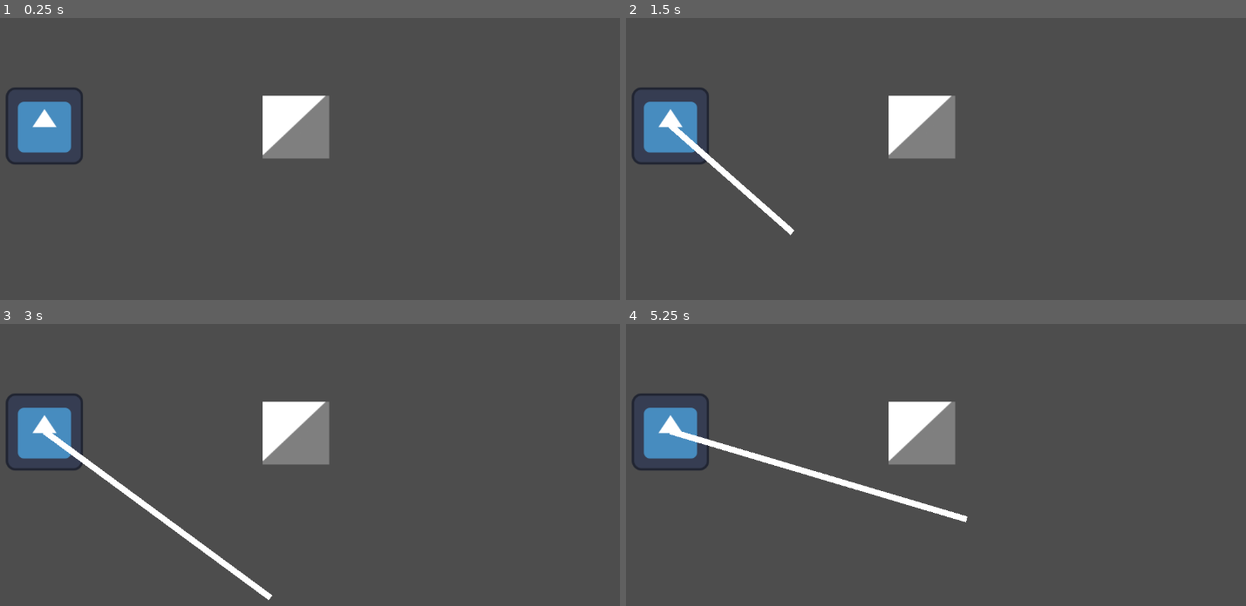
Above: before the commit, frames 1-4 (two rows, left to right).
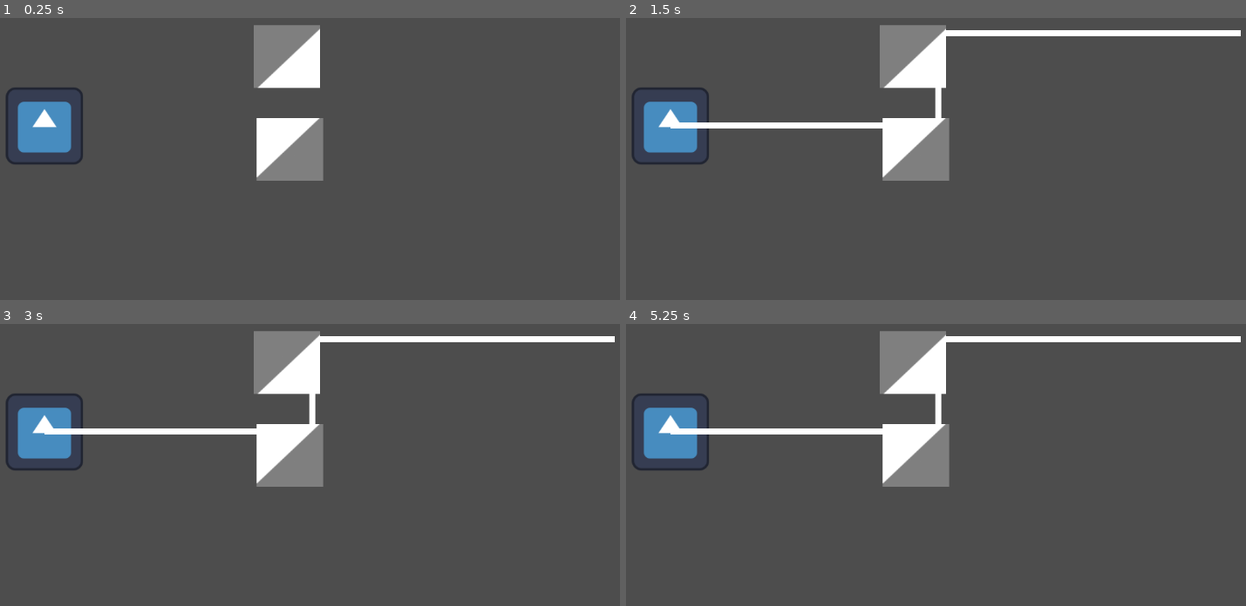
Above: after the commit, the same moments.

Repository: mmh132/ADVPROGFINAL
Game: Godot game, scene res://test_scene.tscn
Same seed, same stepped clock (60 frames per second), same inputs: the game is played once before the commit and once after it. The engine's default icon, where the game draws it, is replaced by a stand-in: a white triangle on a blue panel in a dark square.
Inputs (mouse positions are in pixels of both pictures, inside the frame that each line leads up to):
- Up to frame 1 (0.25 s): no input
- Up to frame 2 (1.5 s): tap Enter (ui_accept) at 0.5, 0.77, 1.25 s; move the mouse to (1084, 192) at 0.52 s; hold Right (ui_right) from 0.53 s (still down); click (1084, 192) at 0.67 s; move the mouse to (793, 232) at 1.27 s; click (793, 232) at 1.42 s
- Up to frame 3 (3 s): tap Enter (ui_accept) at 1.52, 2, 2.75 s; move the mouse to (378, 433) at 2.02 s; release Right (ui_right) at 2.03 s; hold Left (ui_left) 2.03-2.78 s; click (378, 433) at 2.17 s; move the mouse to (272, 597) at 2.77 s; hold Right (ui_right) from 2.78 s (still down); click (272, 597) at 2.92 s
- Up to frame 4 (5.25 s): tap Enter (ui_accept) at 3.02, 3.5, 3.77, 4.25, 4.52 s; move the mouse to (1140, 577) at 3.52 s; click (1140, 577) at 3.67 s; move the mouse to (725, 462) at 4.27 s; release Right (ui_right) at 4.28 s; hold Left (ui_left) 4.28-5.03 s; click (725, 462) at 4.42 s; move the mouse to (967, 518) at 5.02 s; hold Right (ui_right) from 5.03 s (still down); click (967, 518) at 5.17 s

The runs differ from the first frame. In frame 1, 4.9% of the frame differs, in the area x 40-54%, y 2-58%; in frame 2, 7.2%; in frame 3, 7.6%; in frame 4, 7.7%, in the area x 7-100%, y 2-71%.

Commit message:
modified names and made lazer static
still the weird bug where emitter breaks on hitting a mirror, but it clearly reflects, but changing it makes it stop working

Diff:
--- a/player.gd
+++ b/emitter.gd
@@ -3,6 +3,8 @@
 
 const SPEED = 300.0
 const JUMP_VELOCITY = -400.0
+const maxLazerDist = 500
+
 
 # Get the gravity from the project settings to be synced with RigidBody nodes.
 var gravity = ProjectSettings.get_setting("physics/2d/default_gravity")
@@ -19,8 +21,9 @@
 	if Input.is_mouse_button_pressed(MOUSE_BUTTON_LEFT):
 		line.add_point((Vector2(0,0)))
 		ray.global_position = line.global_position
-		ray.target_position = get_global_mouse_position()-line.global_position
+		ray.target_position = Vector2(maxLazerDist,0)
 		ray.force_raycast_update()
+
 
 		while true:
 			if ray.is_colliding() == false:
--- a/emitter.tscn
+++ b/emitter.tscn
@@ -1,3 +1,22 @@
-[gd_scene format=3 uid="uid://dmumxqa75l115"]
+[gd_scene load_steps=4 format=3 uid="uid://5hlafvjfasn4"]
 
-[node name="Player" type="CharacterBody2D"]
+[ext_resource type="Script" path="res://emitter.gd" id="1_nak6u"]
+[ext_resource type="Texture2D" uid="uid://b13rwxeg07a4m" path="res://icon.svg" id="1_ypya4"]
+
+[sub_resource type="RectangleShape2D" id="RectangleShape2D_jqvmj"]
+size = Vector2(126, 126)
+
+[node name="Emitter" type="CharacterBody2D"]
+script = ExtResource("1_nak6u")
+
+[node name="Icon" type="Sprite2D" parent="."]
+position = Vector2(0, 1)
+texture = ExtResource("1_ypya4")
+
+[node name="CollisionShape2D" type="CollisionShape2D" parent="."]
+position = Vector2(0, 1)
+shape = SubResource("RectangleShape2D_jqvmj")
+
+[node name="Line2D" type="Line2D" parent="."]
+
+[node name="RayCast2D" type="RayCast2D" parent="."]
--- a/mirror_90.gd
+++ b/mirror_90.gd
@@ -1,4 +1,4 @@
-class_name mirror_90 extends StaticBody2D
+class_name mirror_90 extends CharacterBody2D
 
 # Called when the node enters the scene tree for the first time.
 func _ready():
--- a/mirror_90.tscn
+++ b/mirror_90.tscn
@@ -6,7 +6,7 @@
 [sub_resource type="ConvexPolygonShape2D" id="ConvexPolygonShape2D_lodsb"]
 points = PackedVector2Array(0, 0, 1, 0, 0, 1)
 
-[node name="Mirror90" type="StaticBody2D" groups=["mirror"]]
+[node name="Mirror90" type="CharacterBody2D" groups=["mirror"]]
 script = ExtResource("1_owtgi")
 
 [node name="Untitled" type="Sprite2D" parent="."]
--- a/player.tscn
+++ b/player.tscn
@@ -1,22 +1,3 @@
-[gd_scene load_steps=4 format=3 uid="uid://cleenj4d0gtff"]
+[gd_scene format=3 uid="uid://dmumxqa75l115"]
 
-[ext_resource type="Script" path="res://player.gd" id="1_61a75"]
-[ext_resource type="Texture2D" uid="uid://b13rwxeg07a4m" path="res://icon.svg" id="1_ypya4"]
-
-[sub_resource type="RectangleShape2D" id="RectangleShape2D_jqvmj"]
-size = Vector2(126, 126)
-
-[node name="Emitter" type="CharacterBody2D"]
-script = ExtResource("1_61a75")
-
-[node name="Icon" type="Sprite2D" parent="."]
-position = Vector2(0, 1)
-texture = ExtResource("1_ypya4")
-
-[node name="CollisionShape2D" type="CollisionShape2D" parent="."]
-position = Vector2(0, 1)
-shape = SubResource("RectangleShape2D_jqvmj")
-
-[node name="Line2D" type="Line2D" parent="."]
-
-[node name="RayCast2D" type="RayCast2D" parent="."]
+[node name="Player" type="CharacterBody2D"]
--- a/test_scene.tscn
+++ b/test_scene.tscn
@@ -1,6 +1,6 @@
-[gd_scene load_steps=4 format=3 uid="uid://cta82e15y4gjp"]
+[gd_scene load_steps=4 format=3 uid="uid://dwbtm0bfp5rc2"]
 
-[ext_resource type="PackedScene" uid="uid://cleenj4d0gtff" path="res://player.tscn" id="1_cpvxu"]
+[ext_resource type="PackedScene" uid="uid://5hlafvjfasn4" path="res://emitter.tscn" id="1_cpvxu"]
 [ext_resource type="PackedScene" uid="uid://f5lv4wb7k8tx" path="res://mirror_90.tscn" id="2_0byxk"]
 
 [sub_resource type="RectangleShape2D" id="RectangleShape2D_6wpxw"]
@@ -18,9 +18,13 @@
 position = Vector2(431.75, 146)
 
 [node name="Mirror90" parent="." instance=ExtResource("2_0byxk")]
-position = Vector2(632, 321)
+position = Vector2(622, 358)
 rotation = 3.14159
 
 [node name="CollisionShape2D" type="CollisionShape2D" parent="."]
 position = Vector2(605, 448)
 shape = SubResource("RectangleShape2D_6wpxw")
+
+[node name="Mirror91" parent="." instance=ExtResource("2_0byxk")]
+position = Vector2(627, 206)
+rotation = -6.28319
